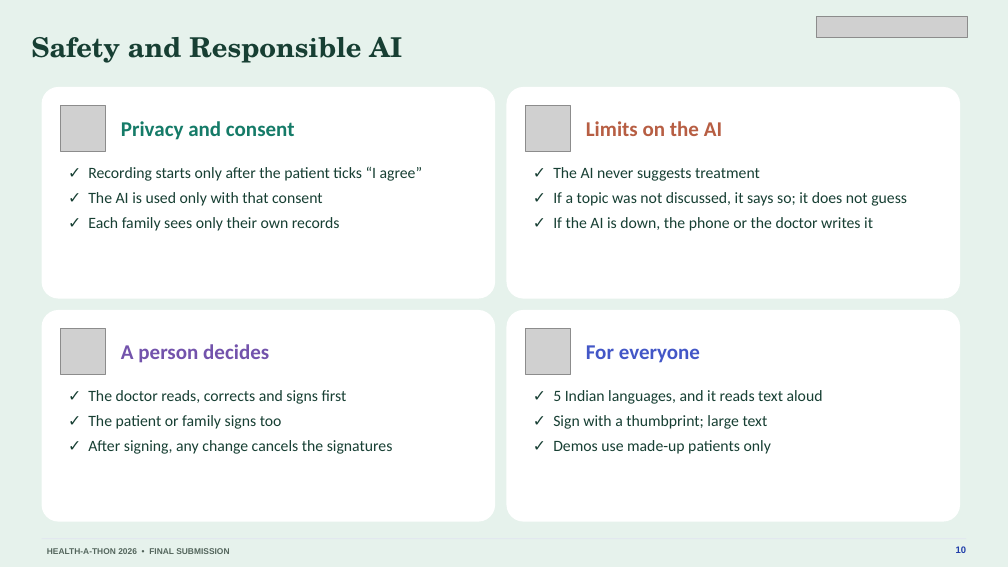
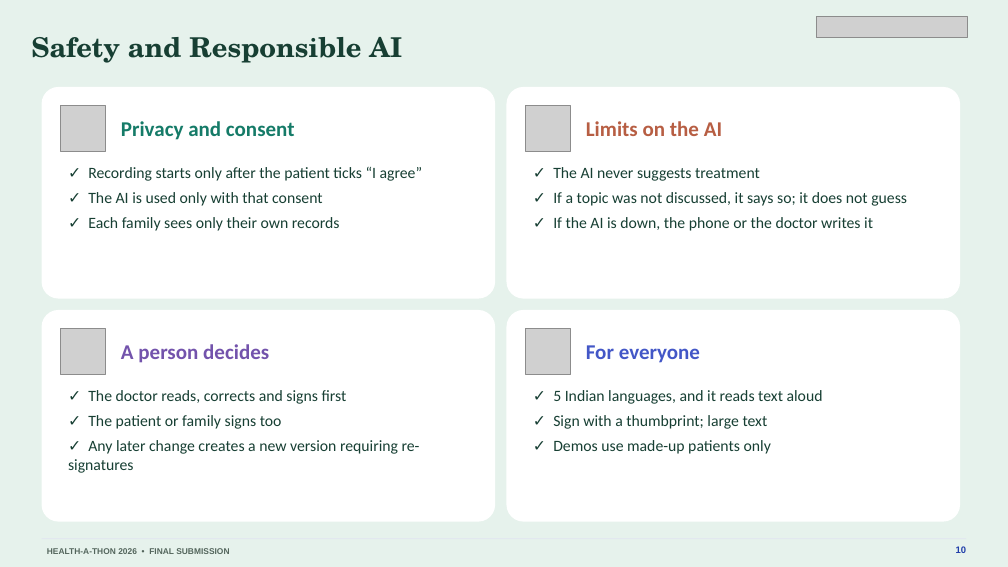
Before and after one commit to basithladdu/healthathon, a slide deck: slide 10 of output/final-submission/Sahara-Final-Presentation.pptx. Drawn at 1008x567 pixels with LibreOffice and Linux fonts; fonts in the diff are those of the drawing; grey boxes stand for pictures. Boxes give left, top, right and bottom in pixels: in the first picture for what was removed or moved away, otherwise in the second. Text is boxed around its words. In the diff, an @@ line names an element or a change of style, - is before the commit and + after.

```diff
--- a/output/final-submission/Sahara-Final-Presentation.pptx
+++ b/output/final-submission/Sahara-Final-Presentation.pptx
@@ text at [68, 440, 420, 473]: text changed @@
-✓ After signing, any change cancels the signatures
+✓ Any later change creates a new version requiring re-signatures
```
Also in this commit, not shown: 11 other slides changed, 13 other files.
